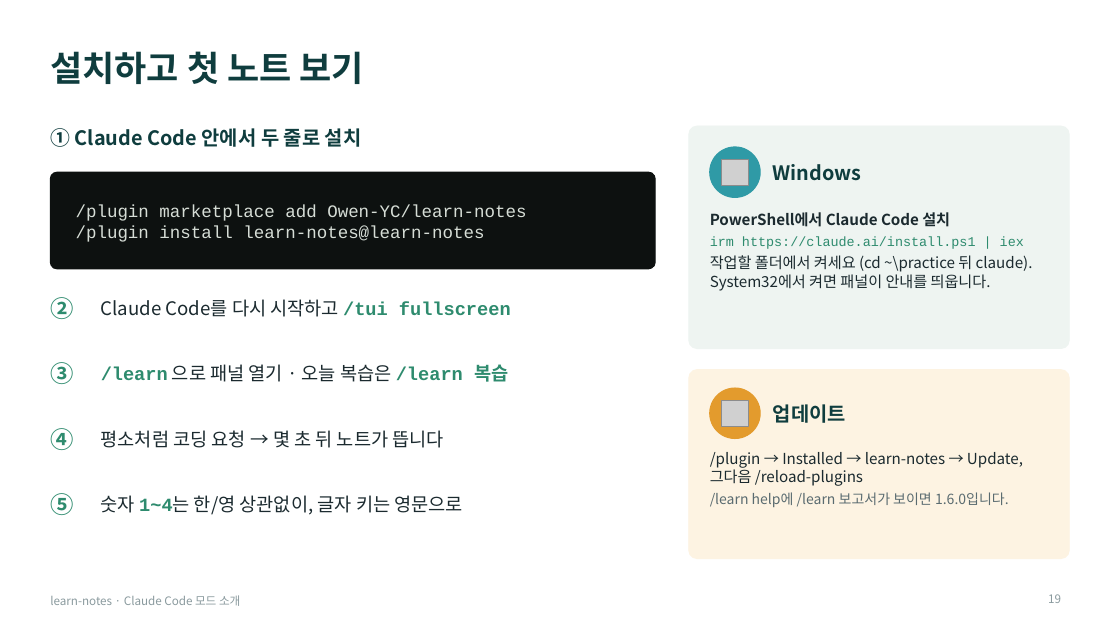
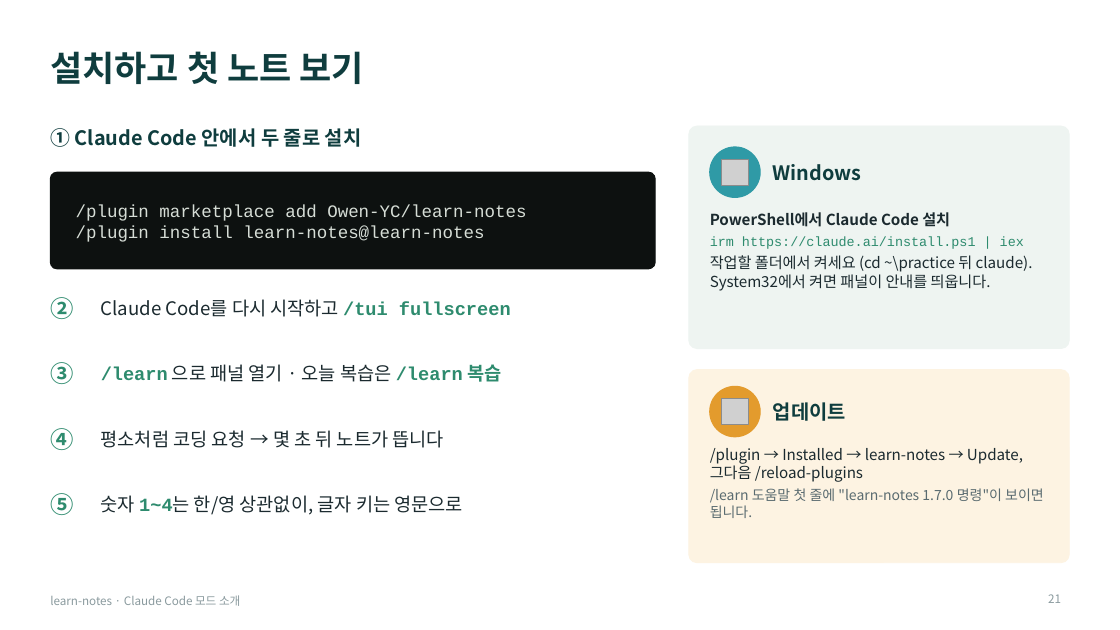
Before and after one commit to Owen-YC/learn-notes, a slide deck: slide 21 of docs/team/learn-notes-intro.pptx (slide 19 before the commit). Drawn at 1120x630 pixels with LibreOffice and Linux fonts; fonts in the diff are those of the drawing; grey boxes stand for pictures. Boxes give left, top, right and bottom in pixels: in the first picture for what was removed or moved away, otherwise in the second. Text is boxed around its words. In the diff, an @@ line names an element or a change of style, - is before the commit and + after.

```diff
--- a/docs/team/learn-notes-intro.pptx
+++ b/docs/team/learn-notes-intro.pptx
@@ text "/learn 으로 패널 열기 · ..." at (x1=101, y1=364, x2=501, y2=382): font Courier New to Noto Sans CJK KR in "복습" @@
@@ rounded rectangle resized from (x1=689, y1=370, x2=1070, y2=559) to (x1=689, y1=370, x2=1070, y2=563) @@
@@ rounded rectangle at (x1=689, y1=370, x2=1070, y2=563): proportions changed @@
@@ text at (x1=710, y1=488, x2=1044, y2=518): text changed @@
-/learn help에 /learn 보고서가 보이면 1.6.0입니다.
+/learn 도움말 첫 줄에 "learn-notes 1.7.0 명령"이 보이면 됩니다.
@@ page number at (x1=1048, y1=594, x2=1061, y2=603): text changed @@
-19
+21
```
Also in this commit, not shown: 16 other slides changed, 4 slides added, 21 other files.
